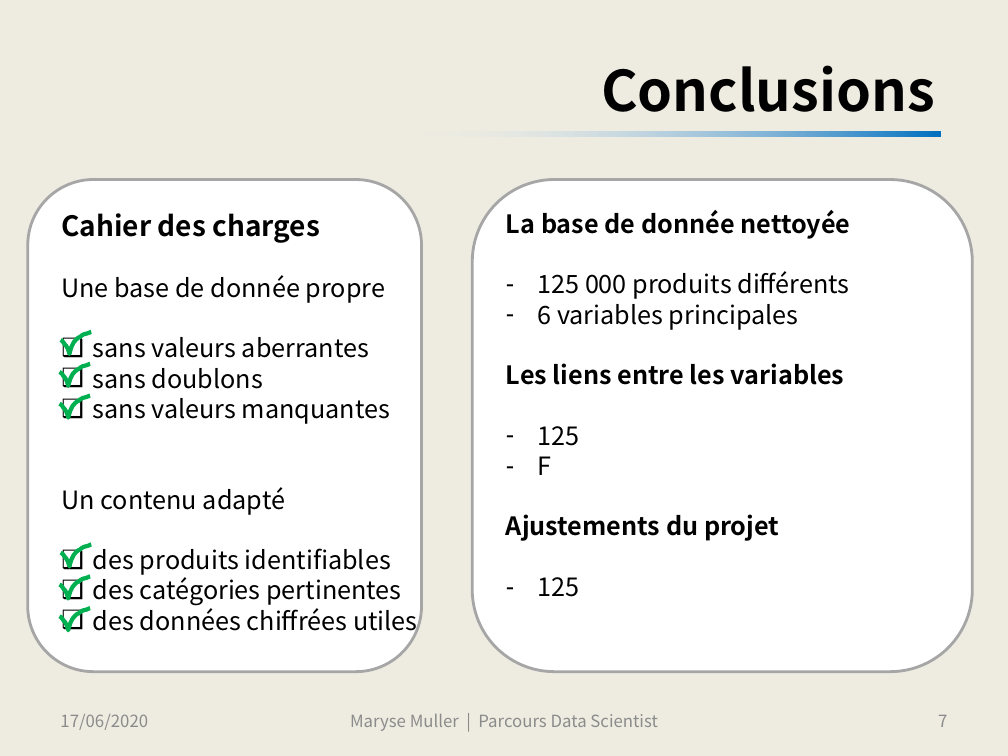
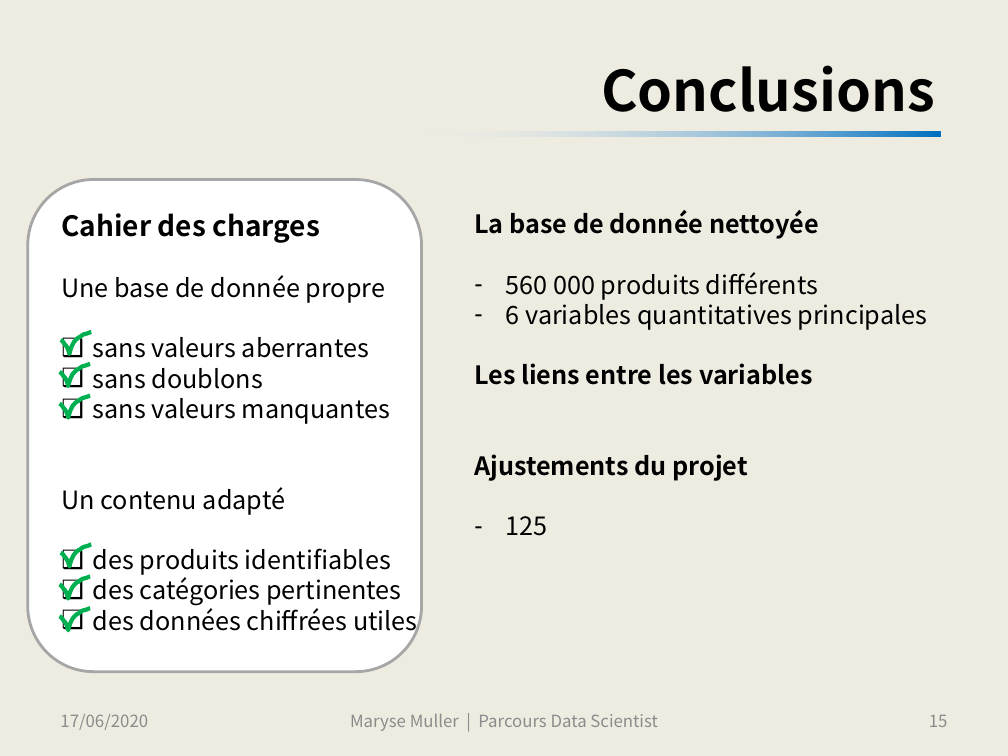
Before and after one commit to SmellyArmure/OC_DS_Project3, a slide deck: slide 15 of SOUTENANCE/Projet3.pptx (slide 7 before the commit). Drawn at 1008x756 pixels with LibreOffice and Linux fonts; fonts in the diff are those of the drawing. Boxes give left, top, right and bottom in pixels: in the first picture for what was removed or moved away, otherwise in the second. Text is boxed around its words. In the diff, an @@ line names an element or a change of style, - is before the commit and + after.

```diff
--- a/SOUTENANCE/Projet3.pptx
+++ b/SOUTENANCE/Projet3.pptx
@@ rounded rectangle removed at <box>473,179,973,671</box> @@
@@ text "La base de donnée nettoyée": place and size @@
-text "La base de donnée nettoyée" at <box>506,210,851,597</box>
+text "La base de donnée nettoyée" at <box>474,210,928,536</box>
@@ text at <box>506,272,928,330</box>: text changed @@
-– 125 000 produits différents
-– 6 variables principales
+– 560 000 produits différents
+– 6 variables quantitatives principales
@@ text at <box>537,426,579,475</box>: paragraphs removed @@
-– 125
-– F
@@ page number at <box>929,715,948,727</box>: text changed @@
-7
+15
```
Also in this commit, not shown: 1 other slide changed, 8 slides added, 35 other files.
